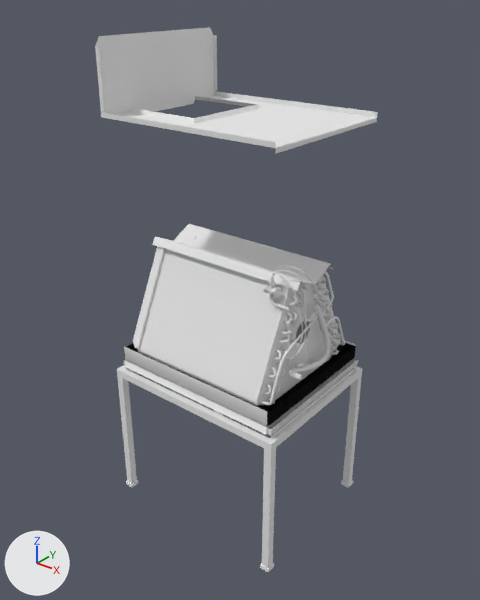
One commit to the Blender file vl.vlabs.com.ua/models/hvac/airHandlerCabinet/airHandlerCabinet.blend: the scene before it, then after it.
Before and after are seen from a 50 mm camera at (1.279, -1.596, 1.792) aimed at (0.005, -0.005, 0.806). The lights are fixed; the arrows at lower left show +X, +Y and +Z.

The older version as bpy lines, for what is in view:
```python
ob_airhandlercabinet = bpy.data.objects.new('airHandlerCabinet', me_airhandlercabinetgeometry)
ob_airhandlercabinet.parent = ob_airhandlerstand
ob_airhandlercabinet.location = (0.0, 0.0, 0.00141)
ob_airhandlercabinetinsulation = bpy.data.objects.new('airHandlerCabinetInsulation', me_airhandlercabinetinsulationgeometry)
ob_airhandlercabinetinsulation.parent = ob_airhandlercabinet
ob_airhandlercabinetinsulation.location = (0.00712, 0.0000274, 0.529)
ob_evaporatoracoildrippan = bpy.data.objects.new('evaporatorACoilDripPan', me_evaporatoracoildrippangeometry_001)
ob_evaporatoracoildrippan.parent = ob_airhandlercabinet
ob_evaporatoracoildrippan.location = (0.0, 0.0, 0.0384)
ob_evaporatoracoildrippan.rotation_euler = (0.0, 1.571, 0.0)  # degrees (0, 90, 0)
# also in view: 'airHandlerDeck' at (-0.001, 0.001, 1.519); 'airHandlerStand' at (0.0, 0.0, 0.264); 'airHandlerCabinetFixtureL' at (0.001, -0.255, 0.584); 'evaporatorACoil' at (0.016, 0.001, 0.806); 'airFilterSlotLid' at (0.333, 0.001, 0.552)
```
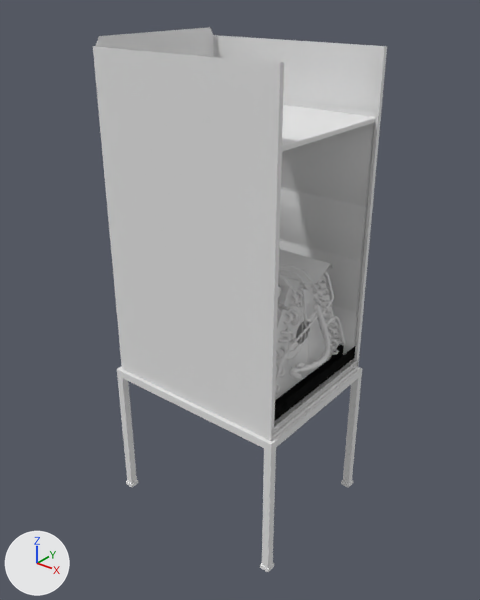
What differs and where, as boxes [x1, y1, x2, y2] in the pictures (480 x 600 px):
```json
{"object": "airHandlerCabinet", "change": "shown", "after": [93, 35, 387, 441]}
{"object": "airHandlerCabinetInsulation", "change": "shown", "after": [279, 123, 374, 364]}
{"object": "evaporatorACoil", "change": "unchanged, covered by the edit", "before": [133, 224, 345, 406], "after": [275, 249, 345, 400]}
{"object": "airHandlerDeck", "change": "unchanged, covered by the edit", "before": [95, 27, 378, 154], "after": [95, 27, 376, 152]}
{"object": "airHandlerCabinetFixtureL", "change": "unchanged, covered by the edit", "before": [124, 347, 269, 435]}
```

Edits to the scene script, one JSON object a line:
```json
{"op": "remove", "block": "ob_airhandlercabinet", "code": "ob_airhandlercabinet.hide_viewport = True"}
{"op": "remove", "block": "ob_airhandlercabinetinsulation", "code": "ob_airhandlercabinetinsulation.hide_viewport = True"}
```
